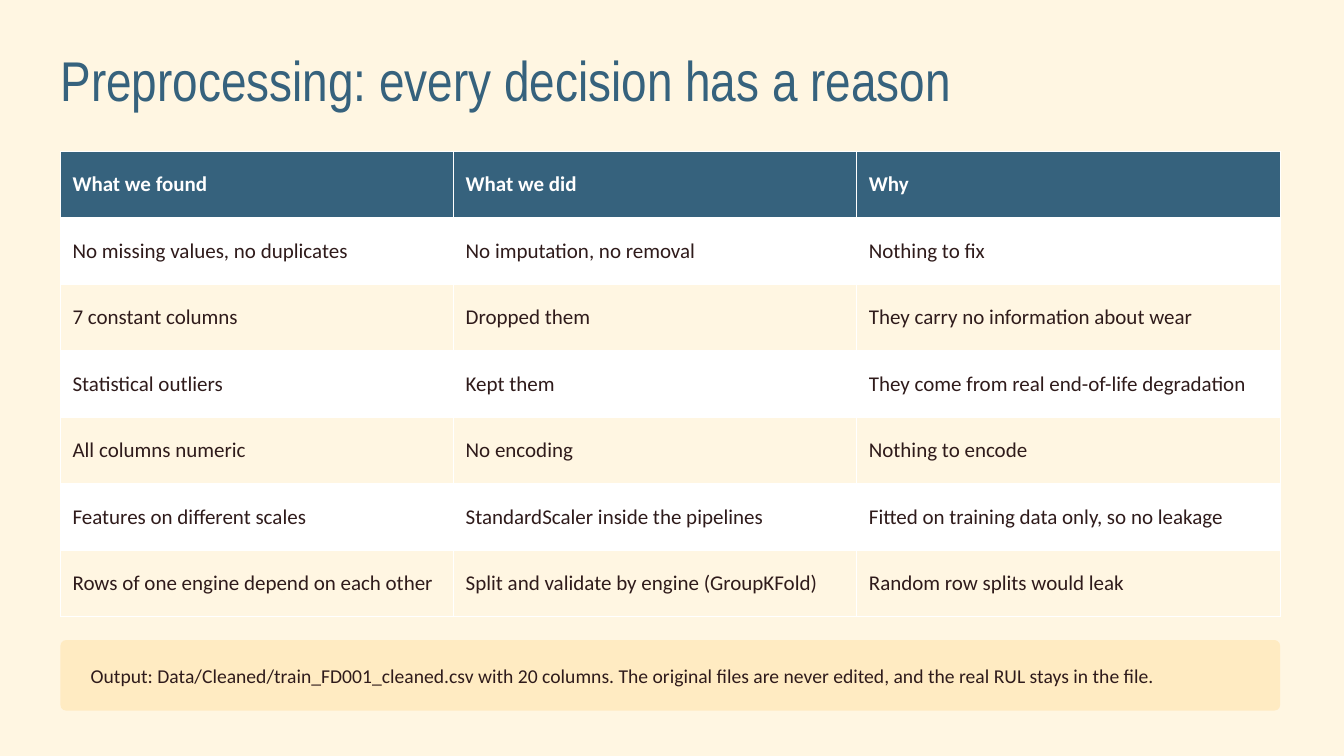
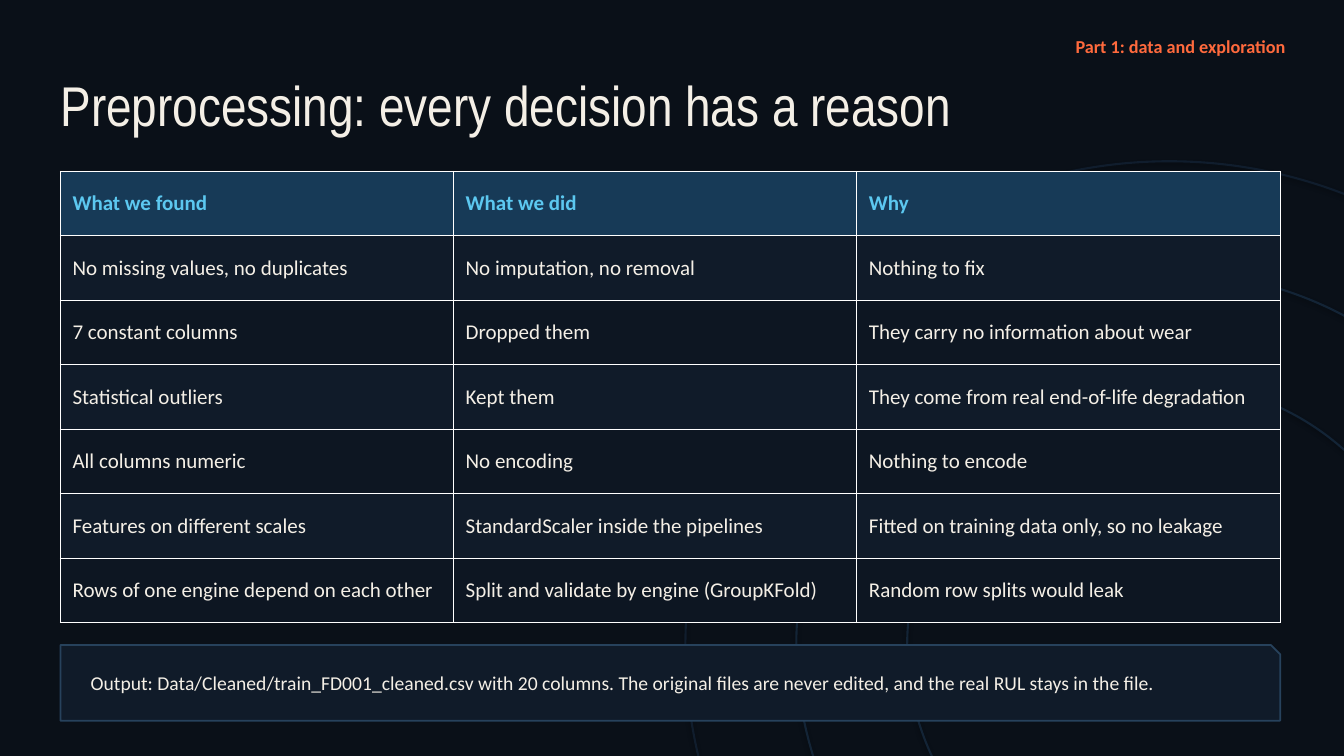
Before and after one commit to Shog7777/engine-rul-project, a slide deck: slide 5 of Presentation/Engine-RUL-Presentation.pptx. Drawn at 1344x756 pixels with LibreOffice and Linux fonts; fonts in the diff are those of the drawing. Boxes give left, top, right and bottom in pixels: in the first picture for what was removed or moved away, otherwise in the second. Text is boxed around its words. In the diff, an @@ line names an element or a change of style, - is before the commit and + after.

```diff
--- a/Presentation/Engine-RUL-Presentation.pptx
+++ b/Presentation/Engine-RUL-Presentation.pptx
@@ background #FFF6E2 to #0A1018 @@
@@ text added at [1076,40,1285,56], 13 pt, text #FF6A3D, bold @@
+Part 1: data and exploration
@@ text "Preprocessing: every decision has a ...": place and size @@
-text "Preprocessing: every decision has a ..." at [60,60,950,111]
+text "Preprocessing: every decision has a ..." at [60,85,950,136]
@@ text "Preprocessing: every decision has a ..." at [60,85,950,136]: text colour #36627D to #F4EFE6 @@
@@ table at [60,171,1280,623] @@
@@ fill #36627D to #173A57 in row 1 @@
@@ fill #FFFFFF to #101B29 in 9 cells @@
@@ fill #FFF6E2 to #0D1622 in 9 cells @@
@@ text colour #FFFFFF to #5CC8F0 in "What we found", "What we did", "Why" @@
@@ text colour #2F1B1B to #F4EFE6 @@
@@ table: place and size @@
-table at [60,151,1280,617]
+table at [60,171,1280,623]
@@ ellipse added at [686,161,1344,756], outline #101D2D 1.5 pt @@
@@ ellipse added at [797,272,1344,756], outline #132436 1.5 pt @@
@@ ellipse added at [907,383,1344,756], outline #132436 1.5 pt @@
@@ rounded rectangle removed at [60,640,1280,711] @@
@@ snip rect added at [60,645,1280,721], fill #101B29, outline #27425C 1.25 pt @@
@@ text "Output: Data/Cleaned/train_FD001_cleaned.csv with 20 columns ..." at [91,676,1154,694]: text colour #2F1B1B to #F4EFE6 @@
```
Also in this commit, not shown: 8 other slides changed, 3 slides added, 1 slide removed, 1 other file.
